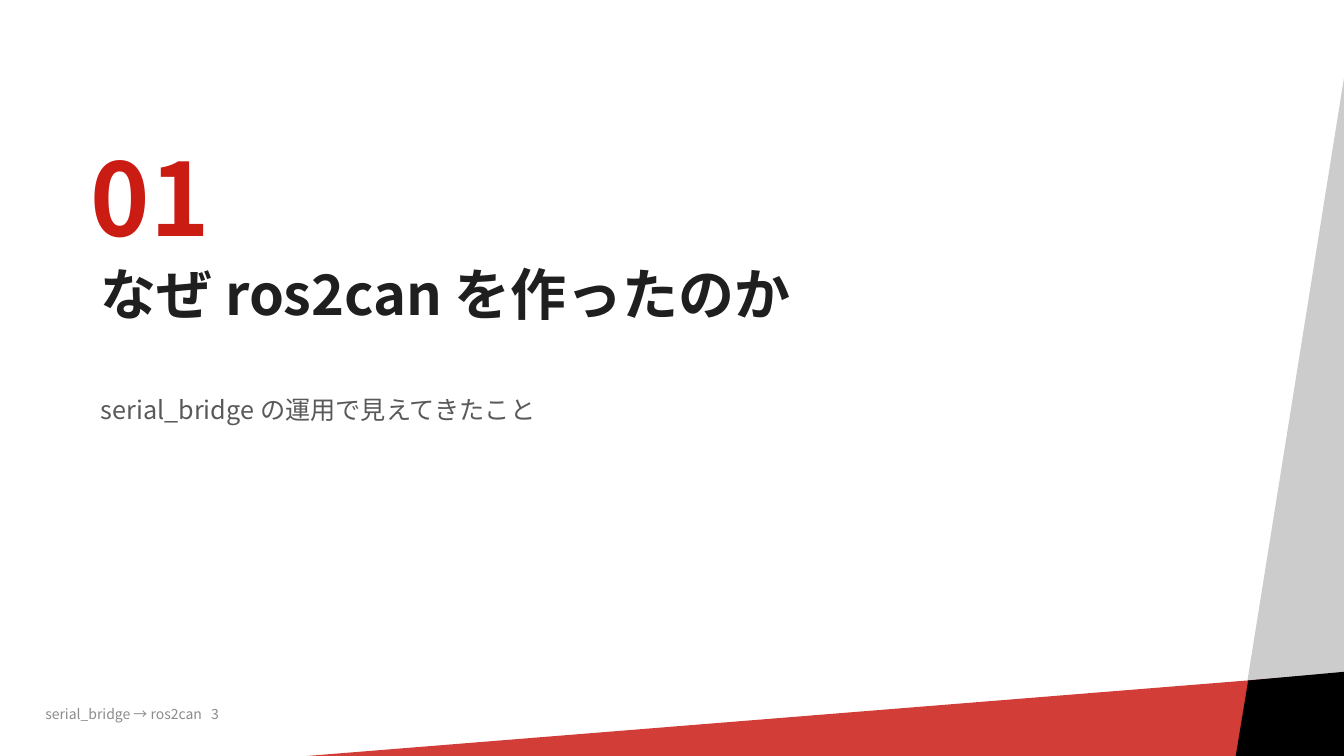
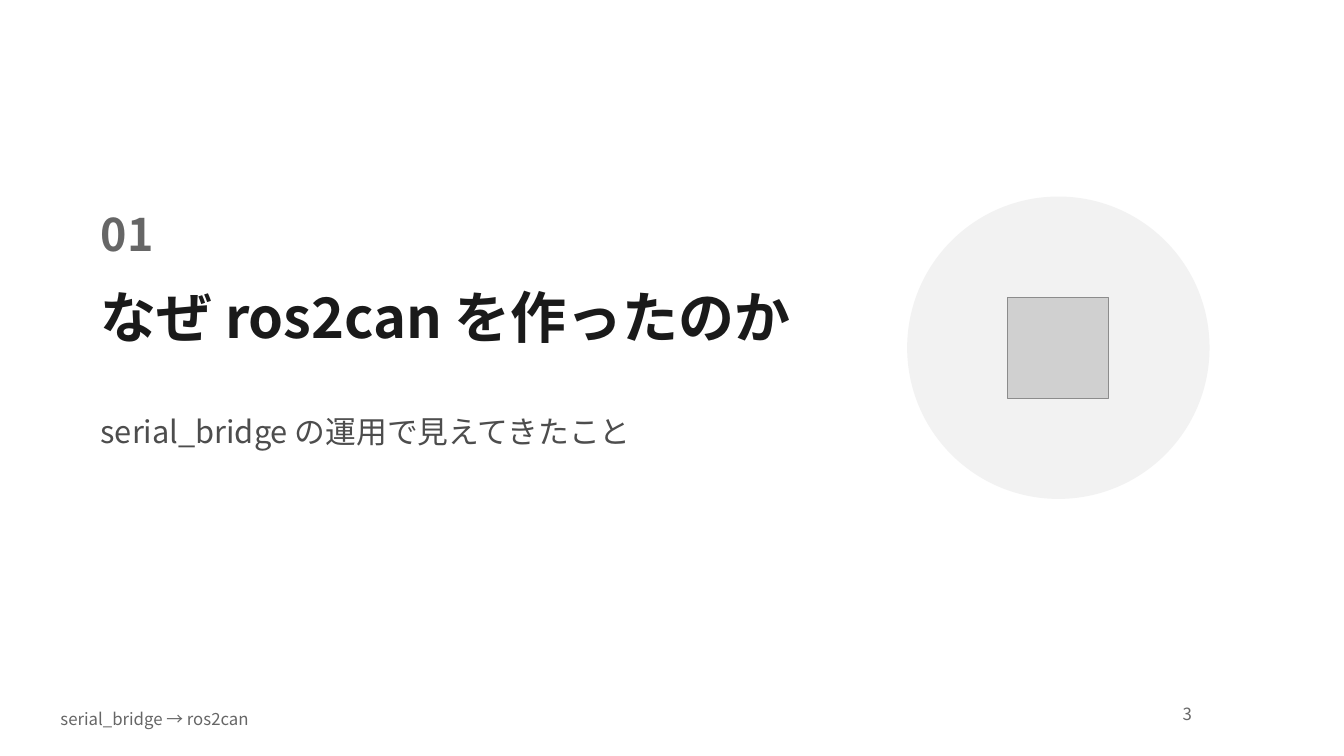
Before and after one commit to RRST-NHK-Project/ros2can, a slide deck: slide 3 of pptx/serial_bridgeからros2canへ_移行ガイド.pptx. Drawn at 1344x756 pixels with LibreOffice and Linux fonts; fonts in the diff are those of the drawing; grey boxes stand for pictures; background and template pictures are left out. Boxes give left, top, right and bottom in pixels: in the first picture for what was removed or moved away, otherwise in the second. Text is boxed around its words. In the diff, an @@ line names an element or a change of style, - is before the commit and + after.

```diff
--- a/pptx/serial_bridgeからros2canへ_移行ガイド.pptx
+++ b/pptx/serial_bridgeからros2canへ_移行ガイド.pptx
@@ rectangle removed at [1136,18,1344,756] @@
@@ text "01": place and size @@
-text "01" at [91,160,210,238]
+text "01" at [101,217,154,252]
@@ text "01" at [101,217,154,252]: size 72 to 32 pt, text colour #CB1C14 to #666666; more space between paragraphs; vertical alignment bottom to top @@
@@ ellipse added at [907,197,1210,499], fill #F2F2F2 @@
@@ title "なぜ ros2can を作ったのか": place and size @@
-title "なぜ ros2can を作ったのか" at [101,267,791,320]
+title "なぜ ros2can を作ったのか" at [101,290,791,343]
@@ title "なぜ ros2can を作ったのか" at [101,290,791,343]: text colour #1F1F1F to #1A1A1A; line spacing 0.9 to 1; less space between paragraphs @@
@@ picture added at [1008,297,1109,398] @@
@@ text "serial_bridge の運用で見えてきたこと": place and size @@
-text "serial_bridge の運用で見えてきたこと" at [101,398,535,426]
+text "serial_bridge の運用で見えてきたこと" at [101,418,631,451]
@@ text "serial_bridge の運用で見えてきたこと" at [101,418,631,451]: size 18 to 22 pt, text colour #595959 to #4D4D4D; line spacing 0.9 to 1; less space between paragraphs @@
@@ rectangle removed at [57,666,1344,756] @@
@@ parallelogram removed at [1218,666,1344,756] @@
@@ text removed at [45,708,219,723] @@
-serial_bridge → ros2can 3
@@ text added at [60,711,249,729], 12 pt, text #666666 @@
+serial_bridge → ros2can
@@ page number added at [1183,707,1192,720], 12 pt, text #666666 @@
+3
```
Also in this commit, not shown: 17 other slides changed, 1 slide added, 5 other files.
